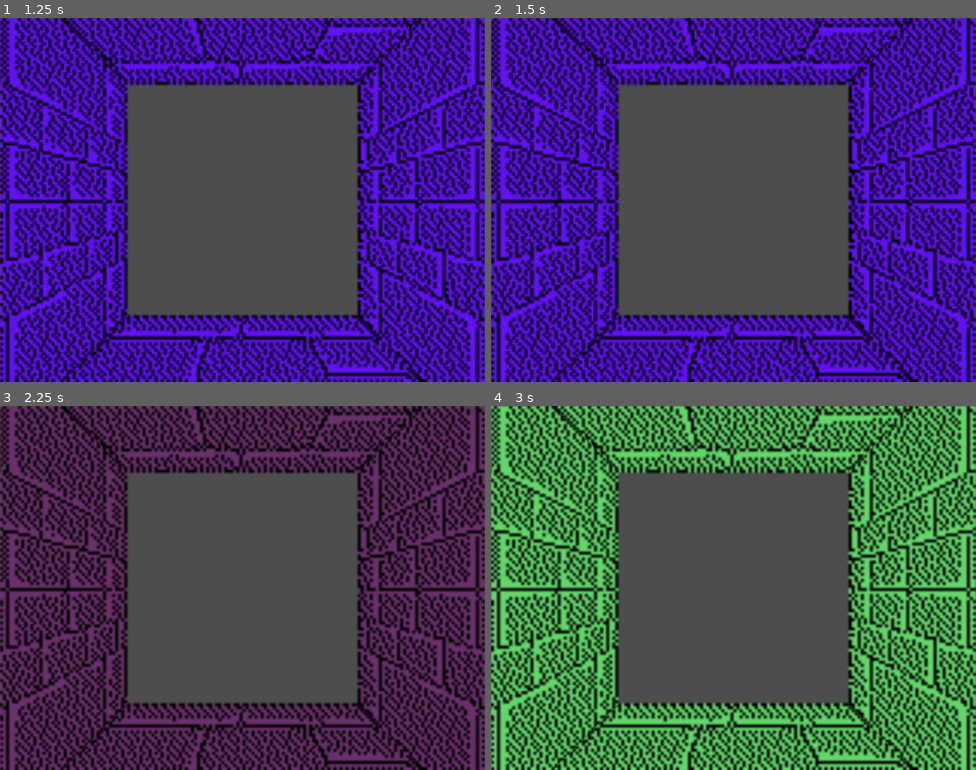
Above: before the commit, frames 1-4 (two rows, left to right).
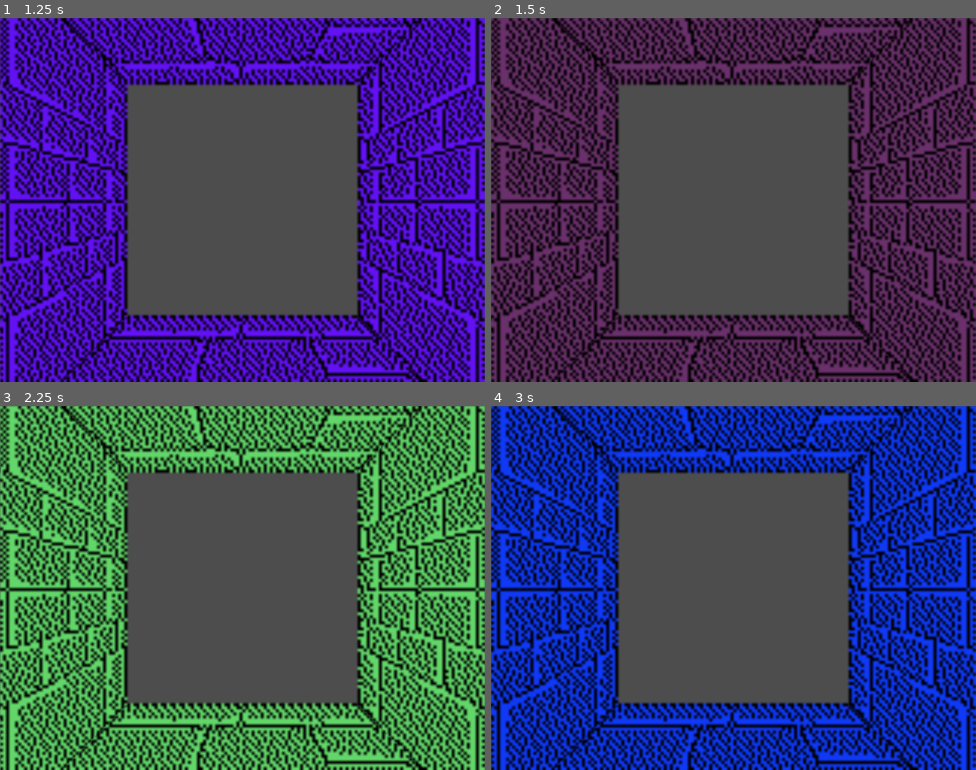
Above: after the commit, the same moments.

Repository: desecaw13/dungeon-crawler
Game: Godot game, scene res://main.tscn
Same seed, same stepped clock (60 frames per second), same inputs: the game is played once before the commit and once after it.
Inputs:
- Up to frame 1 (1.25 s): tap Enter at 0.5 s; hold Right (Right) from 0.53 s (still down)
- Up to frame 2 (1.5 s): tap Space at 1.25 s; release Right (Right) at 1.28 s; hold Down (Back) from 1.28 s (still down)
- Up to frame 3 (2.25 s): tap Enter at 2 s; release Down (Back) at 2.03 s; hold Right (Right) from 2.03 s (still down)
- Up to frame 4 (3 s): tap Space at 2.75 s; release Right (Right) at 2.78 s; hold Up (Forwards) from 2.78 s (still down)

Frame 1 is identical in both runs. In frame 2, 66% of the frame differs, in the area x 0-100%, y 0-100%; in frame 3, 67%; in frame 4, 67%.

Commit message:
change movement and plans

Diff:
--- a/main.gd
+++ b/main.gd
@@ -7,7 +7,17 @@
 
 var pos := Vector2.ZERO :
 	set (value):
-		pos = value.clamp(Vector2.ZERO, Vector2(x_limit - 1, y_limit - 1))
+		if value.x < 0:
+			value.x = x_limit - 1
+		elif value.x >= x_limit:
+			value.x = 0
+
+		if value.y < 0:
+			value.y = y_limit - 1
+		elif value.y >= y_limit:
+			value.y = 0
+
+		pos = value#.clamp(Vector2.ZERO, Vector2(x_limit - 1, y_limit - 1))
 
 var room_pks: PackedScene = preload("res://room.tscn")
 
@@ -38,22 +48,38 @@
 
 func _process(delta: float) -> void:
 	move()
+	print(map[pos.x][pos.y].directions)
 	print(pos)
 
 func move() -> void:
-	if Input.is_action_just_pressed('Left'):
+	if (
+			Input.is_action_just_pressed('Left')
+			and map[pos.x][pos.y].directions.left
+	):
 		remove_child(map[pos.x][pos.y])
 		pos.x -= 1
 		add_child(map[pos.x][pos.y])
-	if Input.is_action_just_pressed('Right'):
+
+	if (
+			Input.is_action_just_pressed('Right')
+			and map[pos.x][pos.y].directions.right
+	):
 		remove_child(map[pos.x][pos.y])
 		pos.x += 1
 		add_child(map[pos.x][pos.y])
-	if Input.is_action_just_pressed('Forwards'):
+
+	if (
+			Input.is_action_just_pressed('Forwards')
+			and map[pos.x][pos.y].directions.forwards
+	):
 		remove_child(map[pos.x][pos.y])
 		pos.y += 1
 		add_child(map[pos.x][pos.y])
-	if Input.is_action_just_pressed('Back'):
+
+	if (
+			Input.is_action_just_pressed('Back')
+			and map[pos.x][pos.y].directions.back
+	):
 		remove_child(map[pos.x][pos.y])
 		pos.y -=1
 		add_child(map[pos.x][pos.y])
--- a/room.gd
+++ b/room.gd
@@ -12,7 +12,7 @@
 		left = randi() % 2 == 0,
 		right = randi() % 2 == 0,
 		forwards = randi() % 2 == 0,
-		back = randi() % 2 == 0
+		back = true
 	}
 
 func _ready() -> void:
Not shown, changed: plan.txt
